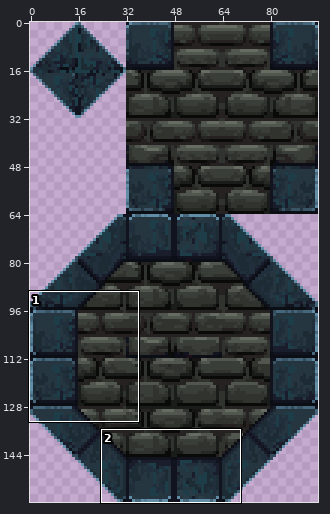
Edited in one commit: sprite sheet (Assets/Sprites/Background/Tier02/Tier02_tile00.png). The first picture is a wide view before the edit; the outline marks the close-up.
Close-up. As it was:
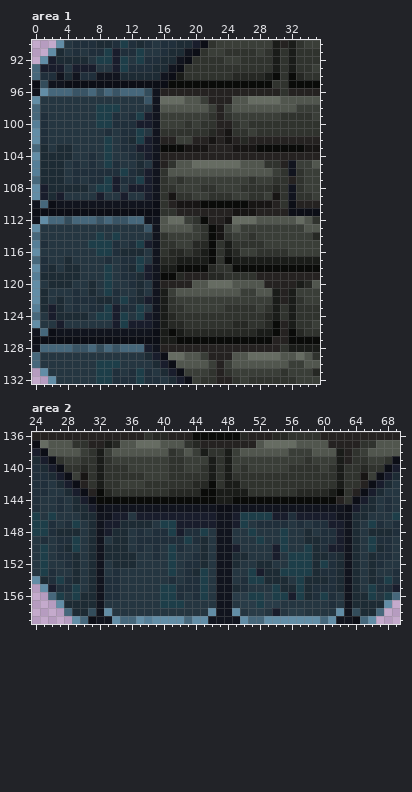
The file is 96x160 pixels. Colours within 5 levels of each other are drawn and written as one. Shown: area 1: x 0..35, y 90..132; area 2: x 24..69, y 136..159. The commit also changed other parts of the picture, which this record leaves out.
Once edited:
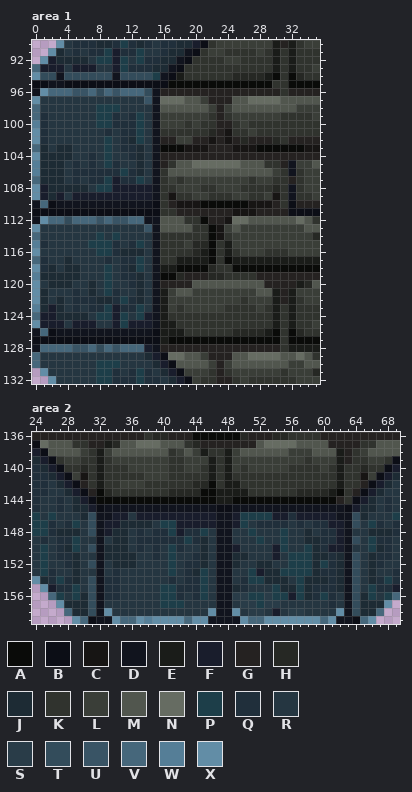
Palette (. is transparent): A #0a0b09  B #0c0e16  C #171514  D #11141e  E #1a1c19  F #191d2c  G #252221  H #262824  J #1d2b34  K #30332e  L #3a3e38  M #51564e  N #666c62  P #1d3e49  Q #202f3b  R #253641  S #293c48  T #334c5b  U #395465  V #46677b  W #557e97  X #628da6
The edit:
--- area 1
@@ x 0..17 @@
  93 VFFFRFFFRRFPQQQJJD
- 94 VQQDJDQQDDDJJJJJDB
- 95 BTDDBBBBBBBBBBBBBA
+ 94 XTTDTTTTTTDTTTTPDB
+ 95 BBDDBBBBBBBBBBBBBA
  96 DXVVVUUVTVUVVVTDGG
@@ x 0..35 @@
  98 VRRRRRRRPPPRRRRDMMMMMMLGLMMMMMMMMLLL
- 99 VQRRRRRRPPQRQPFDLLLLLLKGKLLLLLLKKKKL
-100 WQRRRRRRPPQQQFFDLLLKLKKGGKLKKKKKKKKK
+ 99 VQRRRRRRPPQRQPRDLLLLLLKGKLLLLLLKKKKL
+100 WQRRRRRRPPQQQPRDLLLKLKKGGKLKKKKKKKKK
 101 XQRRRRRRRQRQQPRDKKKKKKHGCKKLKKKKKKKK
-102 XQRRRRRRRPRQJPFDGGLLGGCGCGHGGGGGGGGG
-103 VJRJJRRRRPRQQFFDAAACCCGGGCCCAAAAAACC
-104 XJJJJRRQRPRRQJFDGGGGGGGGGGGGGGGGGGGG
+102 XQRRRRRRRPRQJPRDGGLLGGCGCGHGGGHKGGGG
+103 VJRJJRRRRPRQQJRDAAACCCGGGCCCAAAAAACC
+104 XJJJJRRQRPRRQJRDGGGGGGGGGGGGGGGGGGGG
 105 WJJJRQRQRPQRRJRDGKMMNNNNNNMMMKKGDLLM
-106 WJJJRQQQQQQPQJFDKMMMMMMMMMMMMMLKDKLL
-107 VJJJRQRQQPFQQPFDKLKLLLLLLLLKLLKKGKLL
-108 XFJJJJJRPPFRFFFDKKLLLKKLLLKKKKHKDKLL
-109 XFJFRRRRFRRFRRFDKCKKLLKKKLLKKLCKDKKL
+106 WJJJRQQQQQQPQJRDKMMMMMMMMMMMMMLKDKLL
+107 VJJJRQRQQPFQQPRDKLKLLLLLLLLKLLKKGKLL
+108 XFJJJJJRPPFFFFFDKKLLLKKLLLKKKKHKDKLL
+109 XFJFRFFFFFFFFFFDKCKKLLKKKLLKKLCKDKKL
 110 DVBDDDDDDDDDDDDBKGCCCAAAAAACCCGKBGGG
 111 BBBBBBBBBBBBBBBBKKGGGGGGGCCCGGGGBBBB
-112 DXVVTVVVUVUUVVDDMNNLKAGGCNNNMMMMMNMK
-113 XRRRRRRRRRRRRRUDMMMMLKACLMLLLLLLLLMM
-114 VRRRRRRRPRPRRRRDKLLLLKACKLLKLLLLLLLH
-115 WQRRRRRPPPQRQPFDKKLLHHAKEKKKKLLLLLLL
-116 XRRRRRRRPPQJJJRDKHHKHEAKEHLLKKKKLLLL
-117 VQRRJRRRRQRQQPRDHHEEEEAKAEEEEEEEEEEE
-118 XQJRJJRRRPRQJPFDEEAAAAHKKAAAAAAAAAAA
-119 WJJJJJRRRPRQQJFDAAHGGGHHKKKKGGGGGGGG
-120 XRJJJRRJRPRRQJRDGGGGMMNNNMMMMGGGGEHM
-121 XJRRRQRJRPQRRJRDELMMMMMMMMLLMMEGELLL
-122 XJRJRQQQJJQPQJFDEKLLLLLLLLLLLLEGEKLL
-123 WJFJRQRQQPFQQPRDEKKLLLLLKKKKLKEKEKKK
-124 VRFJJJJRPPFPRPFDEHKKKKKKKKKKKHEKEKKK
-125 XRRFRRRRRRFPFFFDEHHKKKKKKHHKKHAGEKKL
-126 DVBDDDDDDDDDDDDBEAEHHHHHHHHHEEAGAHKK
-127 BBBBBBBBBBBBBBBBEEAAAAAAAAAAAAGGAAAA
+112 DXVVTVVVUVUUVVDDMMMKKAGGCNNMMMMMMNMK
+113 XRRRRRRRRRRRRRUDMMMMKKACLMLLLLLLLLMM
+114 VRRRRRRRPRPRRRRDKKKKKKACKLLLLLLLLLLH
+115 WQRRRRRPPPQRQPRDKKKLHHAKELLLLLLLLLLL
+116 XRRRRRRRPPQJJJRDKKKKHEAKEKLLLKKKLLLL
+117 VQRRJRRRRQRQQPRDKKEEEEAKAEEEEEEEEEEE
+118 XQJRJJRRRPRQJPRDEEAAAAHKKAAAAAAAAAAA
+119 WJJJJJRRRPRQQJRDAAHGGGHHKKKKGGGGGGGG
+120 XRJJJRRJRPRRQJRDGGGGMMMMMMMMMGGGGEHM
+121 XJRRRQRJRPQRRJRDELMMLLLLLLLLMMEGELLL
+122 XJRJRQQQJJQPQJRDELLLLLLLLLKLLLEGEKLL
+123 WJFJRQRQQPFQQPRDELKLLLLLKKKKLKEKEKKK
+124 VFFJJJJRPPFPRPFDEKKKKKKKKKKKKKEKEKKK
+125 XFFFRFFFRRFPFFFDEEKKKKKKKKKKKKEKEKKL
+126 DVBDDDDDDDDDDDDBEEEKKKKKKHHHHEAKAHKK
+127 BBBBBBBBBBBBBBBBEAAAAAAAAAAAAAAKAAAA
 128 DVVVVUUVTVUVVVFDGGGGGGGGGGGGGGGKEEEE
--- area 2
@@ x 24..69 @@
 145 QRRQRJJFBDDDDDDDDDDDDDDBBDDDDDDDDDDDDDDBFJJRQR
-146 PRPRRRJJDDFFRFFFFFFFFFFDDFPPPPFFQFFFFFDDJJRRRP
-147 PPQRQPRJDFFJJJJRPPFFFFFDDFPRQQQQRQRQQFFDJRPQRQ
-148 PPQJJJRJDFJJRQRQQPFQQPRDDRRPRRRPRRJRQQFDJRJJJQ
-149 RQRQQPRJDRJJRQQQQQQPQJRDDRRRPRRPRRJJQQFDJRPQQR
-150 RPRQJPRJDJJJRQRQRPQRRJRDDFRRRRFPRRPJQFFDJRPJQR
-151 RPRQQJRJDJJJJRRQRPRRQJRDDJJRRRFRPPPJJQJDJRJQQR
-152 RPRRQJRJDRJJJRRRRPRQQJRDDJRRJJRRPPPJPQJDJRJQRR
-153 RPQRRJRJDRQRRRRRRPRQJPRDDRRPFJJPPPPJQQJDJRJRRQ
-154 XJQPQJRJDQQRRRRRRQRQQPRDDRQPPJJJRPJJJQJDJRJQPQ
-155 .XFQQPRJDQQRRRRRPPQQQPRDDJQRRRPJJPJQQQJDJRPQQF
-156 ..VPRPJJDQQRRRRRPPQRQPRDDSSPPSPPFPJQPQRDJJPRPV
-157 ...XJJJJDRRRRRRRPPPRRRRDDRSSPSSRRRRRRQRDJJJJX.
+146 PRPRRRJTDDFFRFFFFFFFFFFDDFPPPPFFQFFFFFDDTJRRRP
+147 PPQRQPRTDFFJJJJRPPFFFFFDDFPRQQQQRQRQQFFDTRPQRQ
+148 PPQJJJRTDFJJRQRQQPFQQPRDDRRPRRRPRRJRQQFDRRJJJQ
+149 RQRQQPRRDRJJRQQQQQQPQJRDDRRRPRRPRRJJQQFDTRPQQR
+150 RPRQJPRTDJJJRQRQRPQRRJRDDFRRRRFPRRPJQFFDRRPJQR
+151 RPRQQJRRDJJJJRRQRPRRQJRDDJJRRRFRPPPJJQJDTRJQQR
+152 RPRRQJRTDRJJJRRRRPRQQJRDDJRRJJRRPPPJPQJDTRJQRR
+153 RPQRRJRRDRQRRRRRRPRQJPRDDRRPFJJPPPPJQQJDTRJRRQ
+154 XJQPQJRTDQQRRRRRRQRQQPRDDRQPPJJJRPJJJQJDTRJQPQ
+155 .XFQQPRTDQQRRRRRPPQQQPRDDJQRRRPJJPJQQQJDTRPQQF
+156 ..VPRPJTDQQRRRRRPPQRQPRDDSSPPSPPFPJQPQRDTJPRPV
+157 ...XJJJTDRRRRRRRPPPRRRRDDRSSPSSRRRRRRQRDTJJJX.
 158 ....VJJTDXRRRRRRRRRRRRXDDXRSSRFRSSRRRRXDTJJV..
